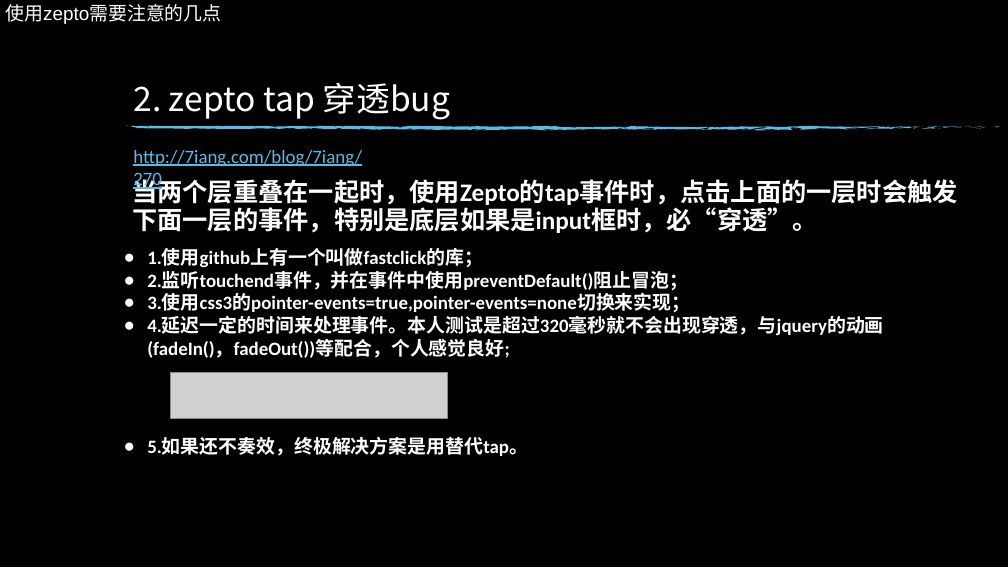
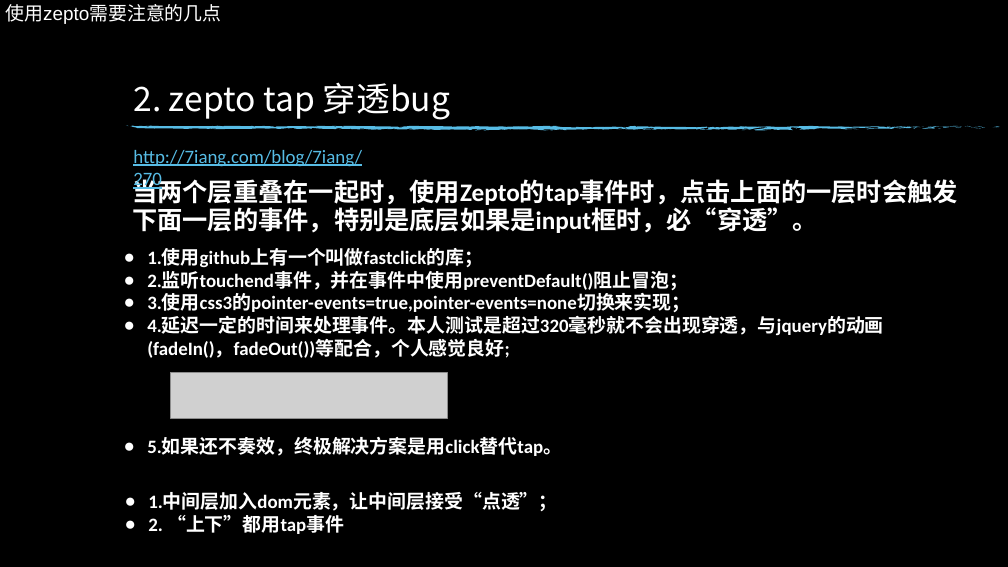
Before and after one commit to xiaotianxia/entern, a slide deck: slide 24 of zeptoVSjquery.pptx (slide 23 before the commit). Drawn at 1008x567 pixels with LibreOffice and Linux fonts; fonts in the diff are those of the drawing; grey boxes stand for pictures; background and template pictures are left out. Boxes give left, top, right and bottom in pixels: in the first picture for what was removed or moved away, otherwise in the second. Text is boxed around its words. In the diff, an @@ line names an element or a change of style, - is before the commit and + after.

```diff
--- a/zeptoVSjquery.pptx
+++ b/zeptoVSjquery.pptx
@@ text at [147,437,562,456]: text changed @@
-● 5.如果还不奏效，终极解决方案是用替代tap。
+● 5.如果还不奏效，终极解决方案是用click替代tap。
@@ text added at [148,493,558,534], 18 pt, text #FFFFFF, bold @@
+● 1.中间层加入dom元素，让中间层接受“点透”；
+● 2. “上下”都用tap事件
```
Also in this commit, not shown: 3 other slides changed, 1 slide added.
